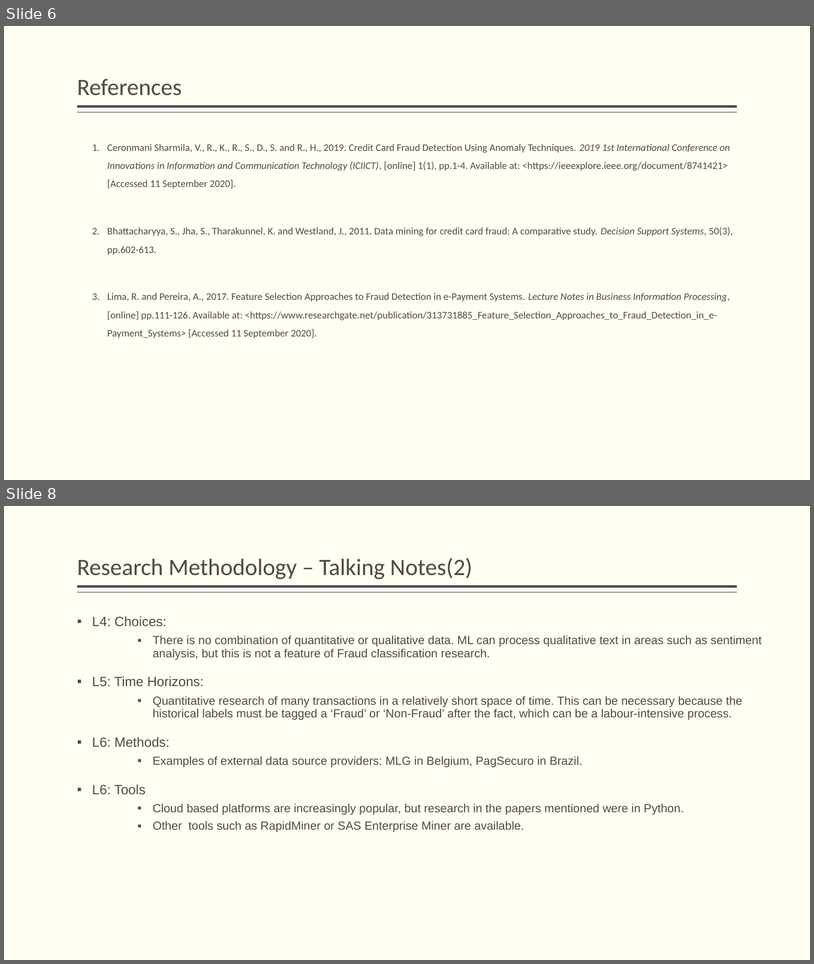
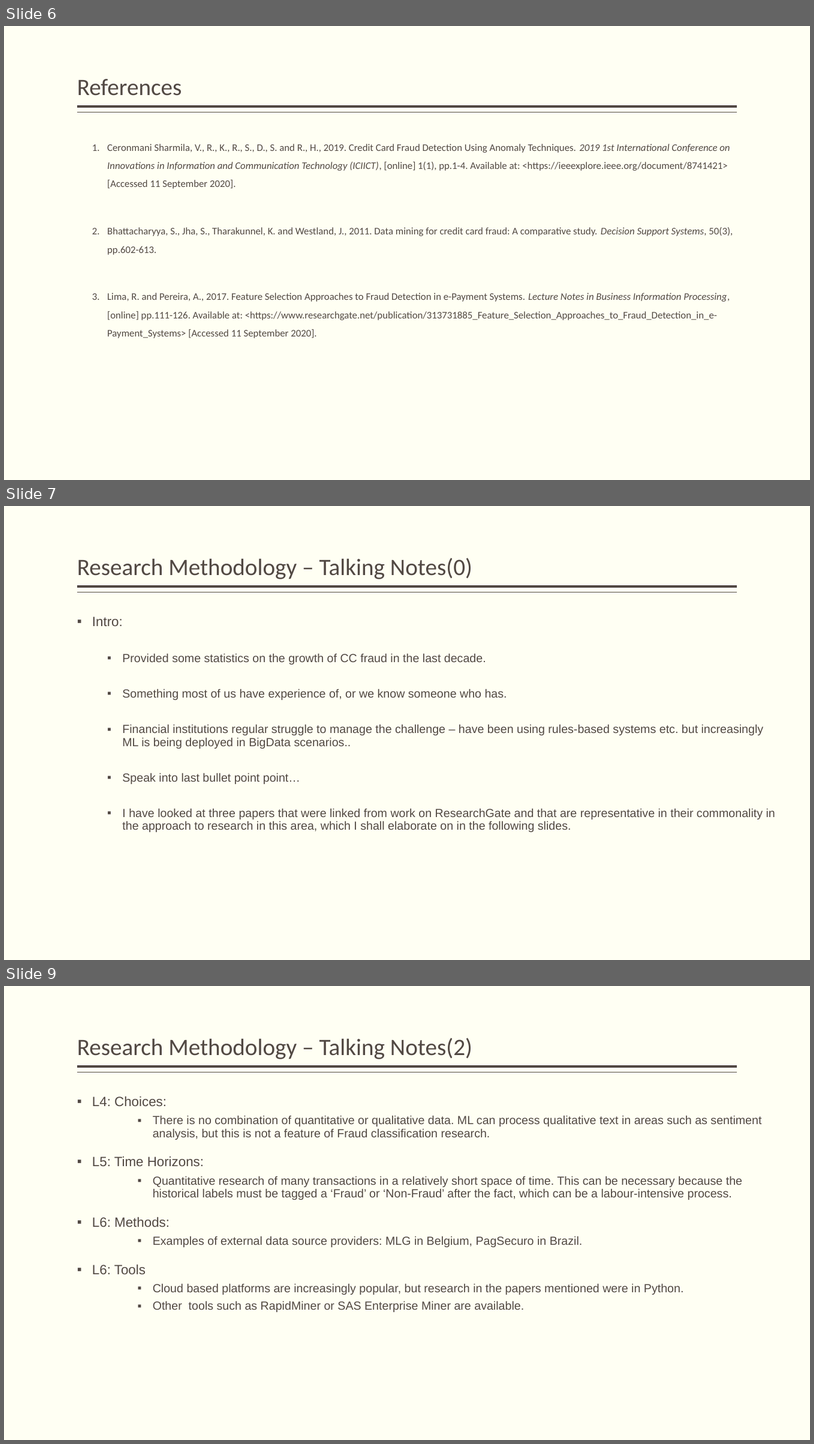
Before and after one commit to JackDaedalus/Sci-Research, a slide deck: PPT/My Topic CC Fraud cf v1-1 150222.pptx. Shown one above the other, each under a label of ours: slides 6 and 8 before the commit, slides 6, 7 and 9 after it; the slides between them are not shown. The pictures are 814x964 and 814x1444 pixels, drawn with LibreOffice and Linux fonts; fonts in the diff are those of the drawing. Boxes give left, top, right and bottom in pixels: in the first picture for what was removed or moved away, otherwise in the second. Text is boxed around its words. In the diff, an @@ line names an element or a change of style, - is before the commit and + after.

```diff
--- a/PPT/My Topic CC Fraud cf v1-1 150222.pptx
+++ b/PPT/My Topic CC Fraud cf v1-1 150222.pptx
@@ slide 7 added at [4, 506, 810, 960], background #FFFFF3; not listed: 2 template elements that a slide beside it also shows @@
@@ title added at [77, 558, 473, 579], 28 pt, text #514843 @@
+Research Methodology – Talking Notes(0)
@@ text added at [92, 616, 776, 832], 14 pt, text #514843 @@
+▪ Intro:
+  ▪ Provided some statistics on the growth of CC fraud in the last decade.
+  ▪ Something most of us have experience of, or we know someone who has.
+  ▪ Financial institutions regular struggle to manage the challenge – have been using rules-based systems etc. but increasingly ML is being deployed in BigData scenarios..
+  ▪ Speak into last bullet point point…
+  ▪ I have looked at three papers that were linked from work on ResearchGate and that are representative in their commonality in the approach to research in this area, which I shall elaborate on in the following slides.
@@ what was slide 8 is now slide 9 @@
```
Also in this commit, not shown: 5 slides changed, 2 slides removed, 20 other files.
